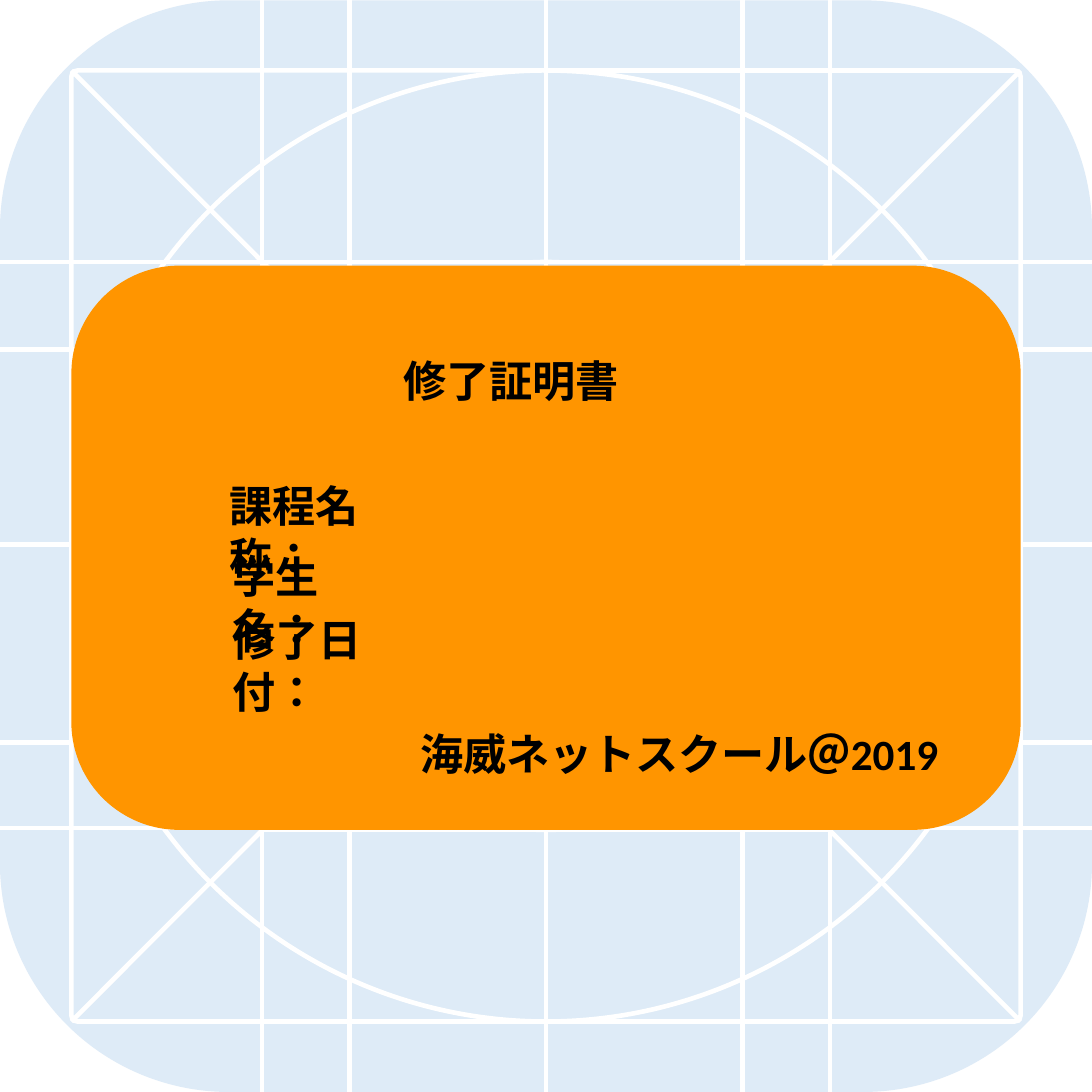
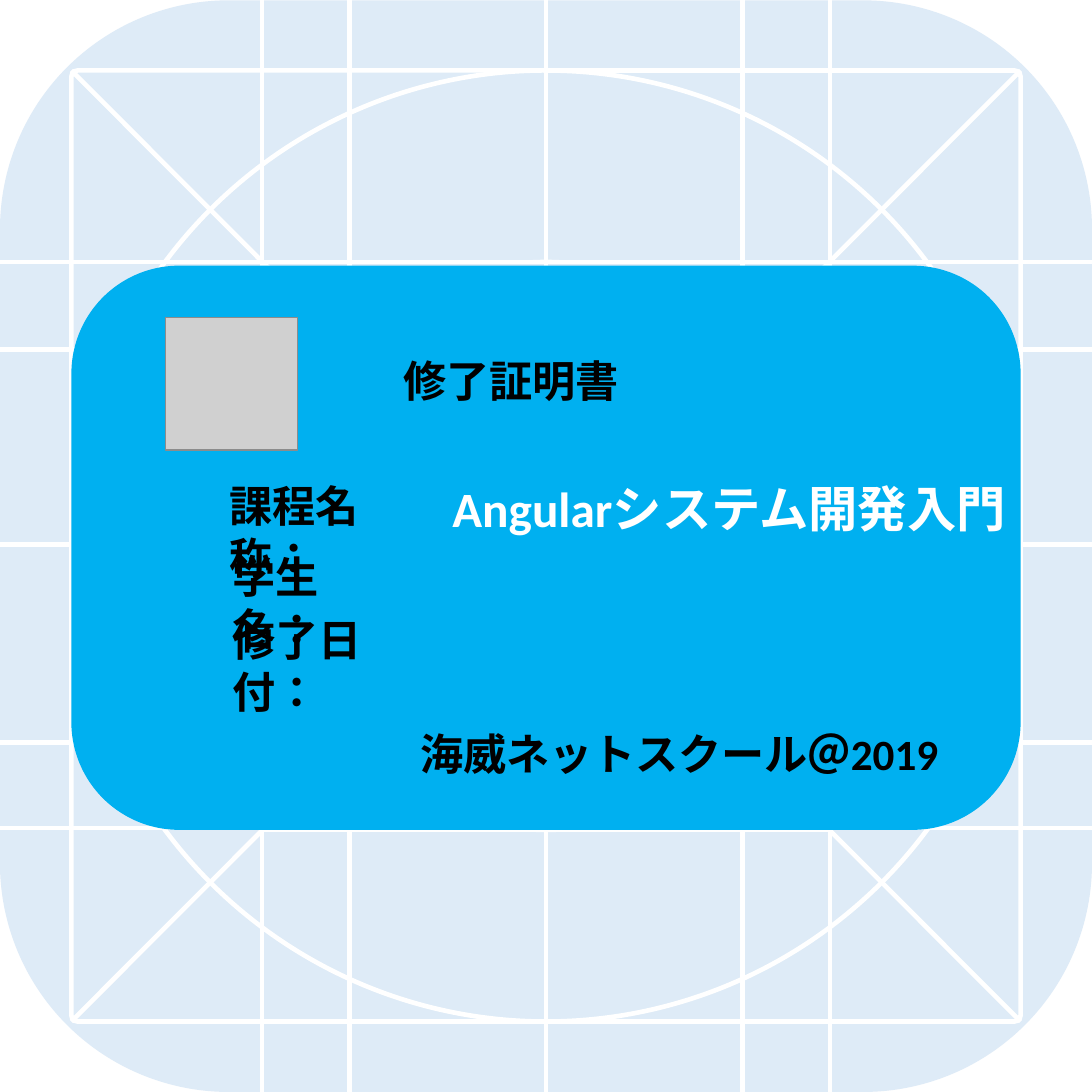
Before and after one commit to tangzitong/wohApp, a slide deck: slide 5 of design/icon-template.pptx (slide 4 before the commit). Drawn at 1092x1092 pixels with LibreOffice and Linux fonts; fonts in the diff are those of the drawing; grey boxes stand for pictures. Boxes give left, top, right and bottom in pixels: in the first picture for what was removed or moved away, otherwise in the second. Text is boxed around its words. In the diff, an @@ line names an element or a change of style, - is before the commit and + after.

```diff
--- a/design/icon-template.pptx
+++ b/design/icon-template.pptx
@@ rounded rectangle at [71,265,1021,830]: fill #FF9500 to #00B0F0 @@
@@ picture added at [165,317,297,449] @@
@@ text added at [452,487,1006,536], 32 pt, text #FFFFFF, bold @@
+Angularシステム開発入門
```
Also in this commit, not shown: 11 slides added, 2 slides removed, 25 other files.
